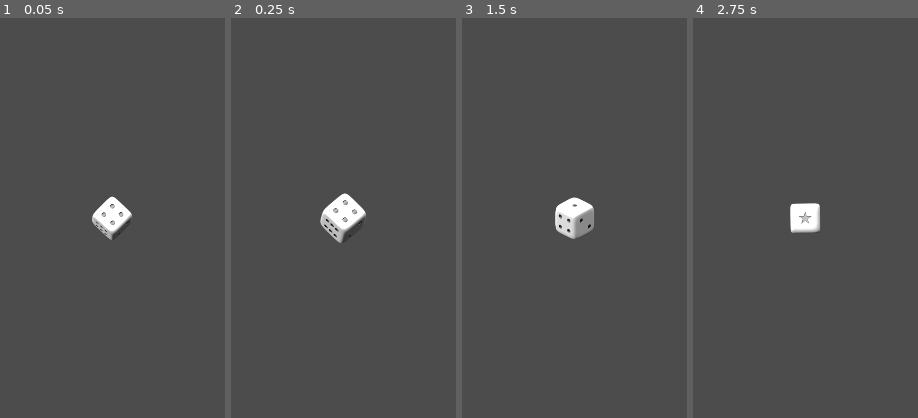
Above: before the commit, frames 1-4 (left to right).
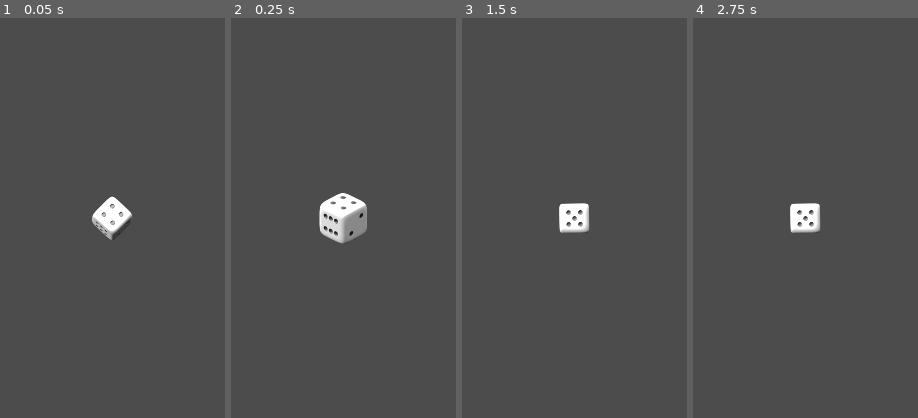
Above: after the commit, the same moments.

Repository: Wiper-R/Ludo
Game: Godot game, scene res://Scenes/Dice/Dice.tscn
Same seed, same stepped clock (60 frames per second), same inputs: the game is played once before the commit and once after it. This scene is started directly instead of the project's main scene.
Inputs:
- Up to frame 1 (0.05 s): no input
- Up to frame 2 (0.25 s): no input
- Up to frame 3 (1.5 s): no input
- Up to frame 4 (2.75 s): tap Enter at 2 s
The pictures show only the part of the screen within x 34-84%, y 2-52%; the shares and areas given below are measured in that part.

The runs differ from the first frame. In frame 2, 1.6% of the frame differs, in the area x 39-61%, y 43-57%; in frame 3, 1.1%; in frame 4, 0.2%.

Commit message:
Actually rolling a number

Diff:
--- a/Scenes/Dice/Dice.gd
+++ b/Scenes/Dice/Dice.gd
@@ -1,16 +1,24 @@
 extends Node2D
-
+onready var sprite: Sprite = get_node("Sprite");
+onready var rng = RandomNumberGenerator.new()
 
 # Declare member variables here. Examples:
 # var a: int = 2
 # var b: String = "text"
 
 func roll() -> void:
-	print("Rolled")
+	var rolled = rng.randi_range(1, 6)
+	sprite.frame = rolled;
+
+	# Emit Signal Here
+
+
+# TODO: Receive a move signal and reset the dice
+
 
 # Called when the node enters the scene tree for the first time.
 func _ready() -> void:
-	pass # Replace with function body.
+	rng.randomize()
 
 
 # Called every frame. 'delta' is the elapsed time since the previous frame.
--- a/Scenes/Dice/Dice.tscn
+++ b/Scenes/Dice/Dice.tscn
@@ -19,7 +19,7 @@
 "values": [ 0 ]
 }
 tracks/1/type = "value"
-tracks/1/path = NodePath("../Sprite:visible")
+tracks/1/path = NodePath(".:scale")
 tracks/1/interp = 1
 tracks/1/loop_wrap = true
 tracks/1/imported = false
@@ -28,10 +28,10 @@
 "times": PoolRealArray( 0 ),
 "transitions": PoolRealArray( 1 ),
 "update": 0,
-"values": [ false ]
+"values": [ Vector2( 1, 1 ) ]
 }
 tracks/2/type = "value"
-tracks/2/path = NodePath(".:visible")
+tracks/2/path = NodePath("../Sprite:visible")
 tracks/2/interp = 1
 tracks/2/loop_wrap = true
 tracks/2/imported = false
@@ -40,10 +40,10 @@
 "times": PoolRealArray( 0 ),
 "transitions": PoolRealArray( 1 ),
 "update": 0,
-"values": [ true ]
+"values": [ false ]
 }
 tracks/3/type = "value"
-tracks/3/path = NodePath(".:scale")
+tracks/3/path = NodePath(".:visible")
 tracks/3/interp = 1
 tracks/3/loop_wrap = true
 tracks/3/imported = false
@@ -52,13 +52,12 @@
 "times": PoolRealArray( 0 ),
 "transitions": PoolRealArray( 1 ),
 "update": 0,
-"values": [ Vector2( 1, 1 ) ]
+"values": [ true ]
 }
 
 [sub_resource type="Animation" id=2]
 resource_name = "roll"
-length = 1.52
-step = 0.038
+step = 0.025
 tracks/0/type = "value"
 tracks/0/path = NodePath(".:frame")
 tracks/0/interp = 1
@@ -66,60 +65,60 @@
 tracks/0/imported = false
 tracks/0/enabled = true
 tracks/0/keys = {
-"times": PoolRealArray( 0, 0.038, 0.076, 0.114, 0.152, 0.19, 0.228, 0.266, 0.304, 0.342, 0.38, 0.418, 0.456, 0.494, 0.532, 0.57, 0.608, 0.646, 0.684, 0.722, 0.76, 0.798, 0.836, 0.874, 0.912, 0.95, 0.988, 1.026, 1.064, 1.102, 1.14, 1.178, 1.216, 1.254, 1.292, 1.33, 1.368, 1.406, 1.444, 1.482 ),
+"times": PoolRealArray( 0, 0.025, 0.05, 0.075, 0.1, 0.125, 0.15, 0.175, 0.2, 0.225, 0.25, 0.275, 0.3, 0.325, 0.35, 0.375, 0.4, 0.425, 0.45, 0.475, 0.5, 0.525, 0.55, 0.575, 0.6, 0.625, 0.65, 0.675, 0.7, 0.725, 0.75, 0.775, 0.8, 0.825, 0.85, 0.875, 0.9, 0.925, 0.95, 0.975 ),
 "transitions": PoolRealArray( 1, 1, 1, 1, 1, 1, 1, 1, 1, 1, 1, 1, 1, 1, 1, 1, 1, 1, 1, 1, 1, 1, 1, 1, 1, 1, 1, 1, 1, 1, 1, 1, 1, 1, 1, 1, 1, 1, 1, 1 ),
 "update": 1,
 "values": [ 0, 1, 2, 3, 4, 5, 6, 7, 8, 9, 10, 11, 12, 13, 14, 15, 16, 17, 18, 19, 20, 21, 22, 23, 24, 25, 26, 27, 28, 29, 30, 31, 32, 33, 34, 35, 36, 37, 38, 39 ]
 }
 tracks/1/type = "value"
-tracks/1/path = NodePath("../Sprite:visible")
-tracks/1/interp = 1
+tracks/1/path = NodePath(".:scale")
+tracks/1/interp = 2
 tracks/1/loop_wrap = true
 tracks/1/imported = false
 tracks/1/enabled = true
 tracks/1/keys = {
-"times": PoolRealArray( 0, 1.52 ),
-"transitions": PoolRealArray( 1, 1 ),
-"update": 1,
-"values": [ false, true ]
+"times": PoolRealArray( 0, 0.5, 1 ),
+"transitions": PoolRealArray( 1, 1, 1 ),
+"update": 0,
+"values": [ Vector2( 1, 1 ), Vector2( 1.4, 1.4 ), Vector2( 1, 1 ) ]
 }
 tracks/2/type = "value"
-tracks/2/path = NodePath(".:visible")
+tracks/2/path = NodePath("../Sprite:visible")
 tracks/2/interp = 1
 tracks/2/loop_wrap = true
 tracks/2/imported = false
 tracks/2/enabled = true
 tracks/2/keys = {
-"times": PoolRealArray( 0, 1.52 ),
+"times": PoolRealArray( 0, 1 ),
 "transitions": PoolRealArray( 1, 1 ),
 "update": 1,
-"values": [ true, false ]
+"values": [ false, true ]
 }
-tracks/3/type = "method"
-tracks/3/path = NodePath("..")
+tracks/3/type = "value"
+tracks/3/path = NodePath(".:visible")
 tracks/3/interp = 1
 tracks/3/loop_wrap = true
 tracks/3/imported = false
 tracks/3/enabled = true
 tracks/3/keys = {
-"times": PoolRealArray( 1.52 ),
+"times": PoolRealArray( 0, 1 ),
+"transitions": PoolRealArray( 1, 1 ),
+"update": 1,
+"values": [ true, false ]
+}
+tracks/4/type = "method"
+tracks/4/path = NodePath("..")
+tracks/4/interp = 1
+tracks/4/loop_wrap = true
+tracks/4/imported = false
+tracks/4/enabled = true
+tracks/4/keys = {
+"times": PoolRealArray( 1 ),
 "transitions": PoolRealArray( 1 ),
 "values": [ {
 "args": [  ],
 "method": "roll"
 } ]
-}
-tracks/4/type = "value"
-tracks/4/path = NodePath(".:scale")
-tracks/4/interp = 1
-tracks/4/loop_wrap = true
-tracks/4/imported = false
-tracks/4/enabled = true
-tracks/4/keys = {
-"times": PoolRealArray( 0, 0.76, 1.52 ),
-"transitions": PoolRealArray( 1, 1, 1 ),
-"update": 0,
-"values": [ Vector2( 1, 1 ), Vector2( 1.4, 1.4 ), Vector2( 1, 1 ) ]
 }
 
 [node name="Dice" type="Node2D"]
